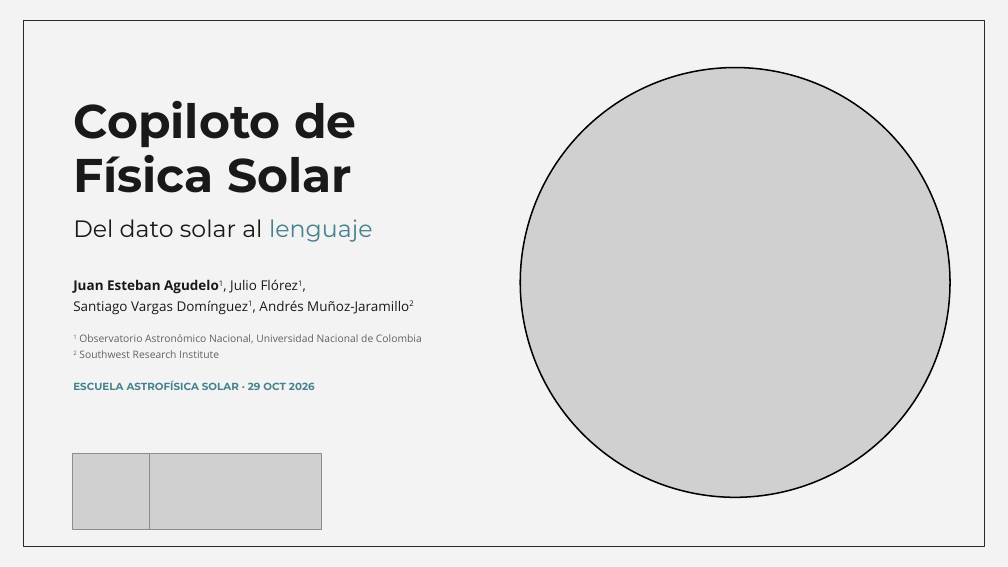
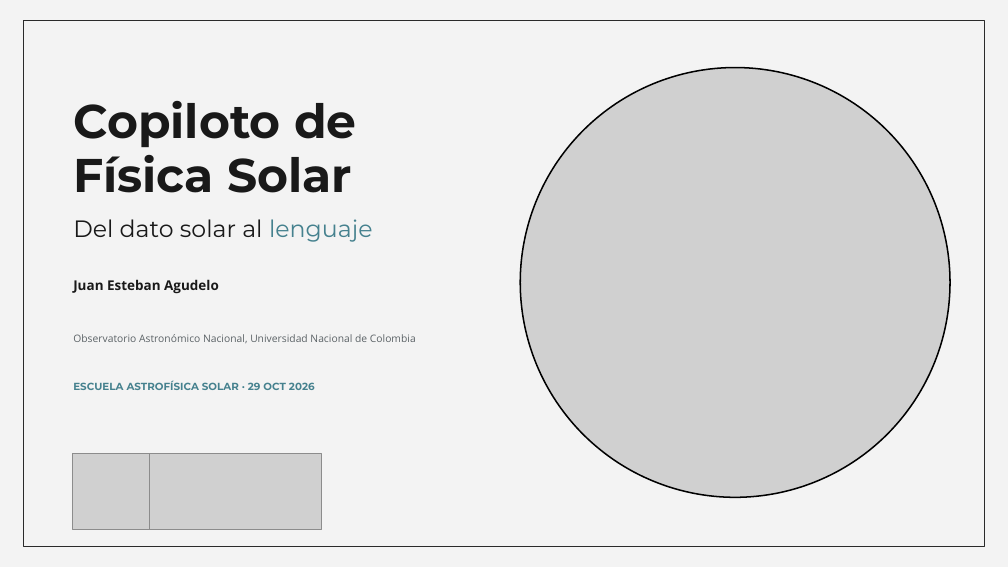
Before and after one commit to Group-of-Solar-Astrophysics/Escuela-Astrofisica-Solar-2026, a slide deck: slide 1 of 01_Material_por_expositor/Juan_Esteban_Agudelo_Ortiz/01_Presentacion/Copiloto_de_Fisica_Solar_Escuela_2026.odp. Drawn at 1008x567 pixels with LibreOffice and Linux fonts; fonts in the diff are those of the drawing; grey boxes stand for pictures. Boxes give left, top, right and bottom in pixels: in the first picture for what was removed or moved away, otherwise in the second. Text is boxed around its words. In the diff, an @@ line names an element or a change of style, - is before the commit and + after.

```diff
--- a/01_Material_por_expositor/Juan_Esteban_Agudelo_Ortiz/01_Presentacion/Copiloto_de_Fisica_Solar_Escuela_2026.odp
+++ b/01_Material_por_expositor/Juan_Esteban_Agudelo_Ortiz/01_Presentacion/Copiloto_de_Fisica_Solar_Escuela_2026.odp
@@ text at bbox=[73, 279, 219, 294]: text changed; bold on @@
-Juan Esteban Agudelo1, Julio Flórez1,
-Santiago Vargas Domínguez1, Andrés Muñoz-Jaramillo2
+Juan Esteban Agudelo
@@ text at bbox=[73, 334, 416, 343]: text changed @@
-1 Observatorio Astronómico Nacional, Universidad Nacional de Colombia
-2 Southwest Research Institute
+Observatorio Astronómico Nacional, Universidad Nacional de Colombia
```
Also in this commit, not shown: 1 other file.
